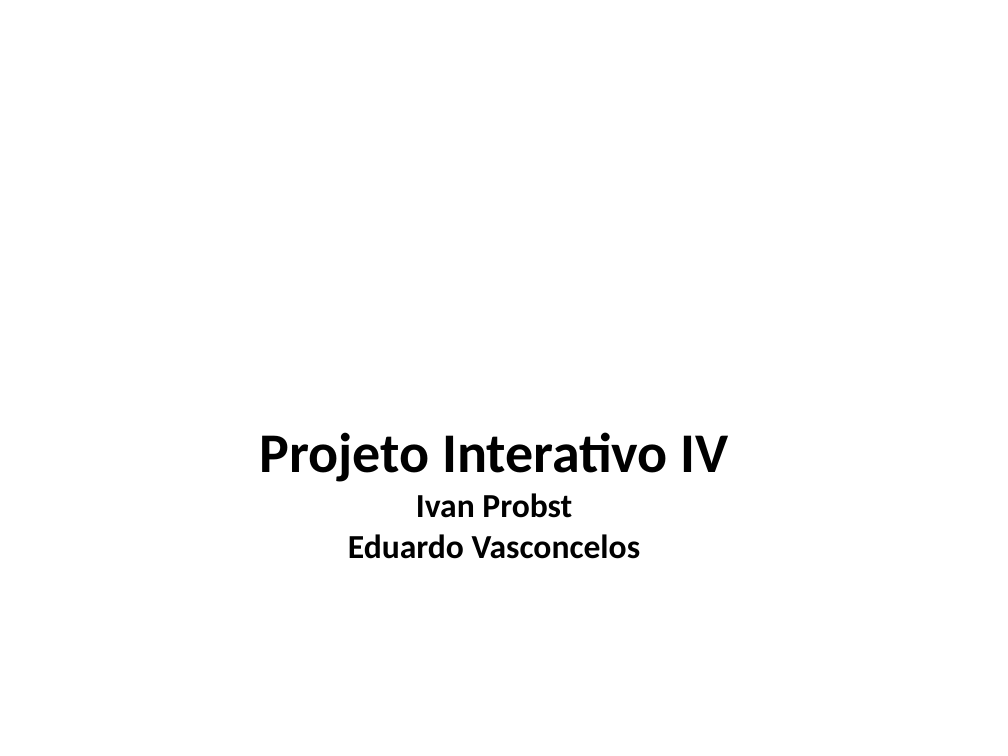
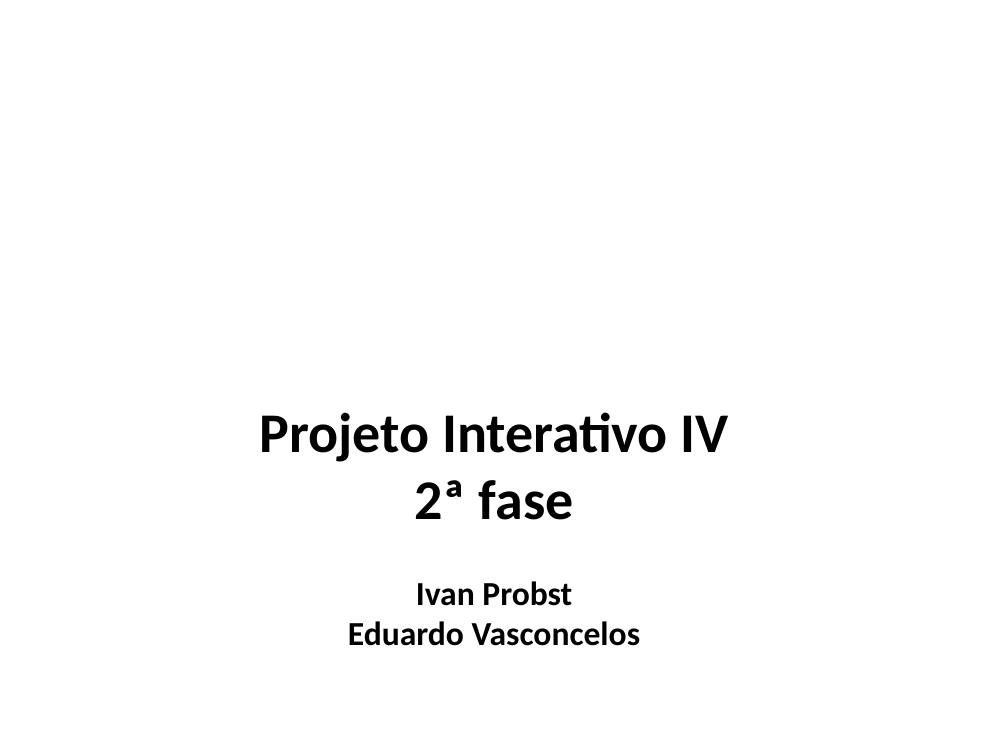
Before and after one commit to EDU23800/BSI4_PI4_CRUD_HTML, a slide deck: slide 1 of apresentação_fase_1.pptx. Drawn at 1008x756 pixels with LibreOffice and Linux fonts; fonts in the diff are those of the drawing; background and template pictures are left out. Boxes give left, top, right and bottom in pixels: in the first picture for what was removed or moved away, otherwise in the second. Text is boxed around its words. In the diff, an @@ line names an element or a change of style, - is before the commit and + after.

Commit message:
Apresentação PI - BD
Apresentação PI - BD

```diff
--- a/apresentação_fase_1.pptx
+++ b/apresentação_fase_1.pptx
@@ title at (260,412,729,646): text changed @@
-Projeto Interativo IV
-Ivan Probst
-Eduardo Vasconcelos
+Projeto Interativo IV
+2ª fase
+Ivan Probst
+Eduardo Vasconcelos
```
Also in this commit, not shown: 2 other slides changed, 22 slides added, 1 slide removed, 1 other file.
